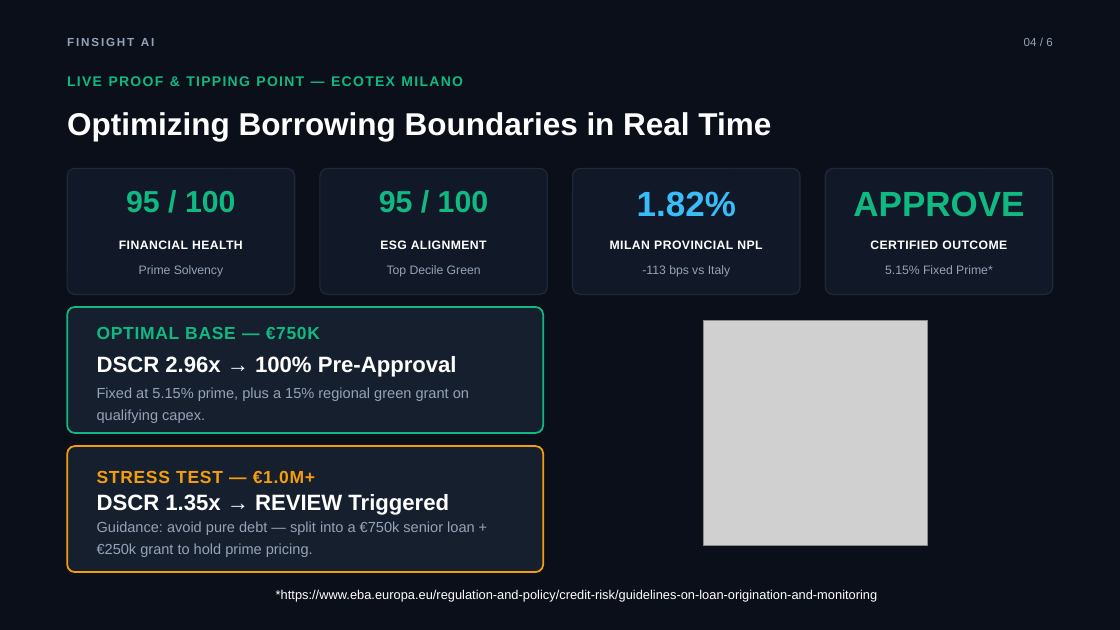
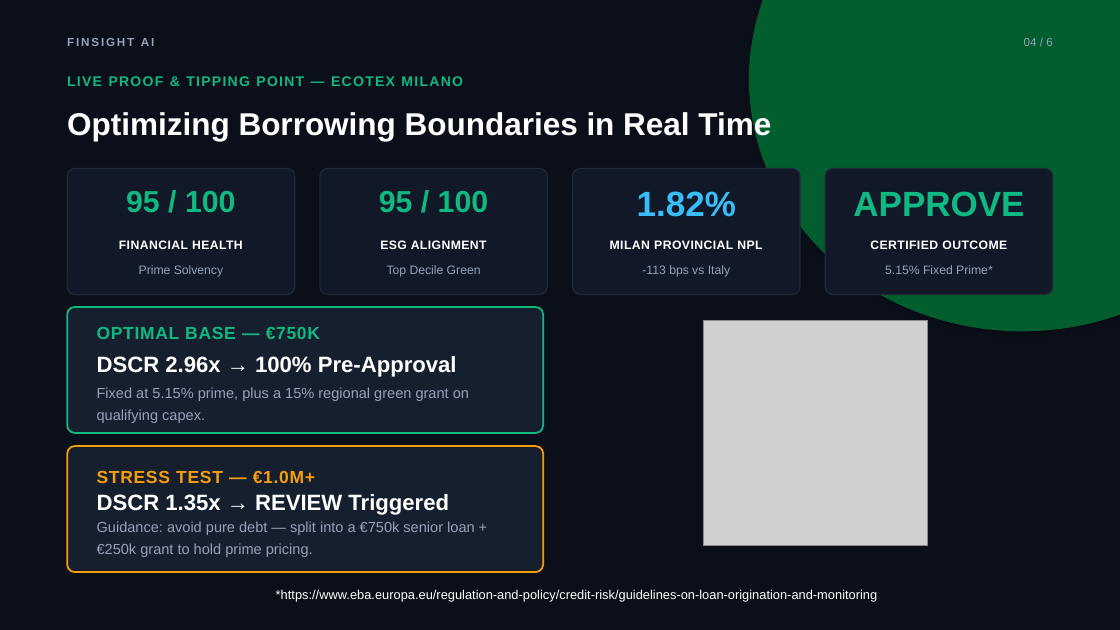
Before and after one commit to FRA-0023/ai2b-loop-troops, a slide deck: slide 4 of presentation/FinSight_AI_Pitch_Deck_Enterprise.pptx. Drawn at 1120x630 pixels with LibreOffice and Linux fonts; fonts in the diff are those of the drawing; grey boxes stand for pictures. Boxes give left, top, right and bottom in pixels: in the first picture for what was removed or moved away, otherwise in the second. Text is boxed around its words. In the diff, an @@ line names an element or a change of style, - is before the commit and + after.

```diff
--- a/presentation/FinSight_AI_Pitch_Deck_Enterprise.pptx
+++ b/presentation/FinSight_AI_Pitch_Deck_Enterprise.pptx
@@ ellipse added at (749,0,1120,331), fill #00823B at 70% opacity @@
```
Also in this commit, not shown: 3 other slides changed, 5 other files.
